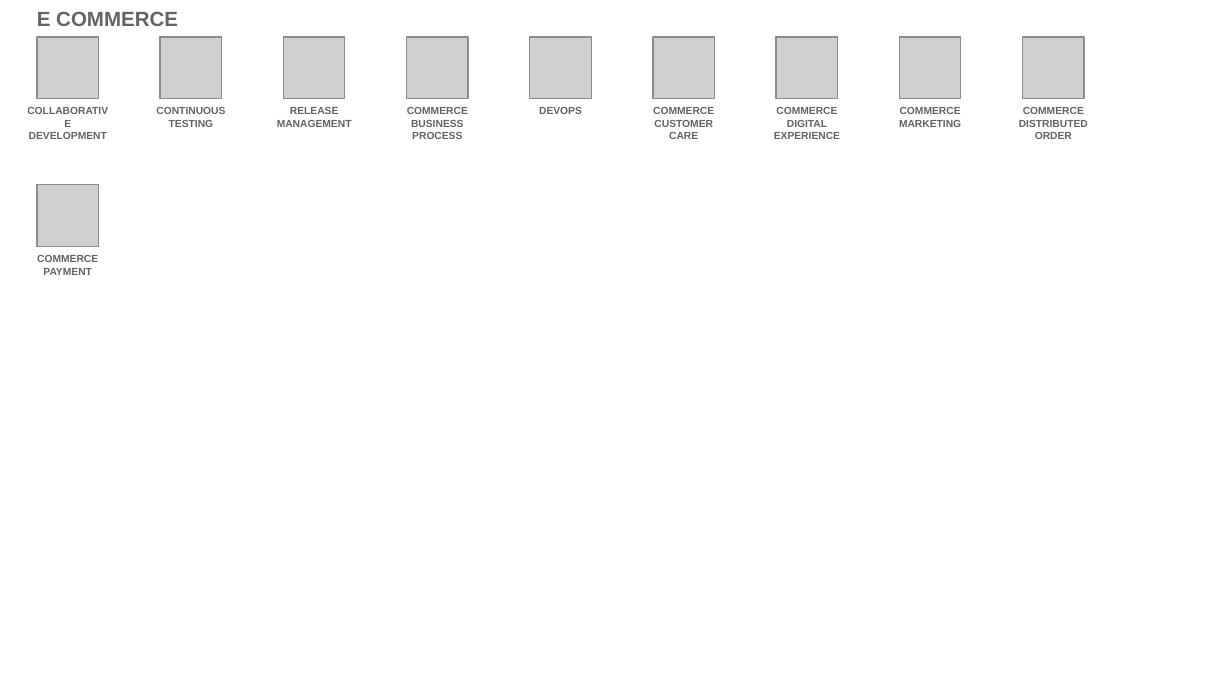
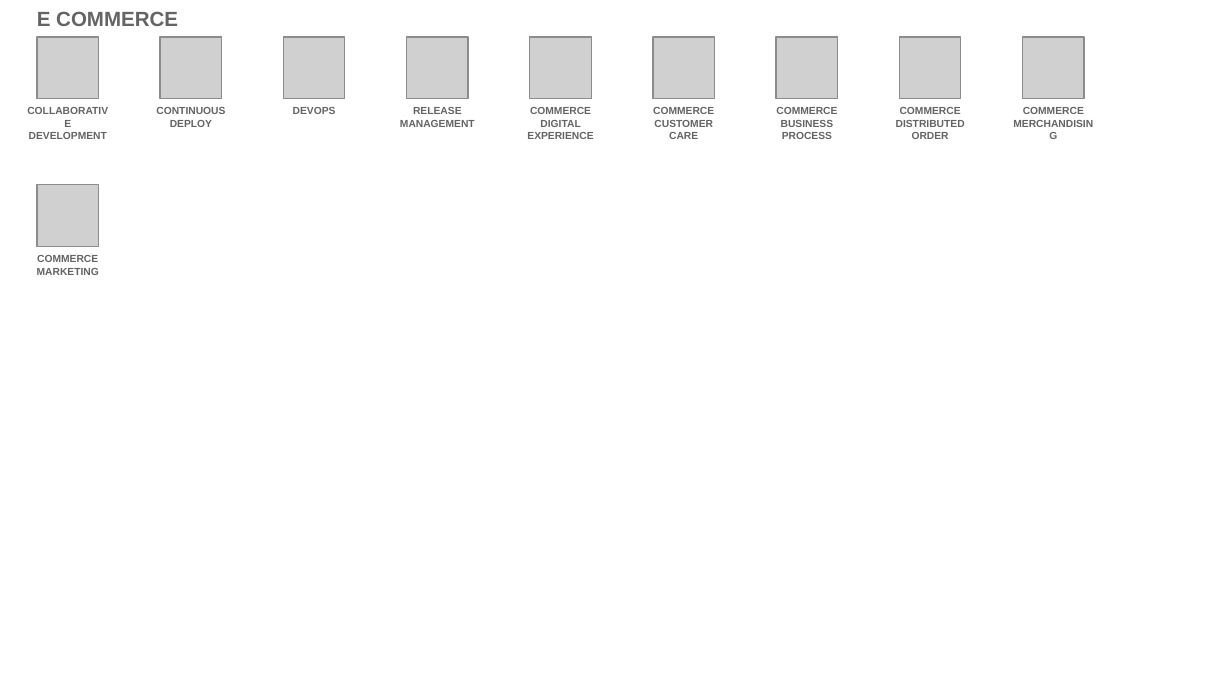
Before and after one commit to l2fprod/myarchitecture, a slide deck: slide 17 of mycatalog-architecture-diagram-template.pptx. Drawn at 1232x693 pixels with LibreOffice and Linux fonts; fonts in the diff are those of the drawing; grey boxes stand for pictures. Boxes give left, top, right and bottom in pixels: in the first picture for what was removed or moved away, otherwise in the second. Text is boxed around its words. In the diff, an @@ line names an element or a change of style, - is before the commit and + after.

```diff
--- a/mycatalog-architecture-diagram-template.pptx
+++ b/mycatalog-architecture-diagram-template.pptx
@@ text at (156, 107, 225, 127): text changed @@
-CONTINUOUS TESTING
+CONTINUOUS DEPLOY
@@ text added at (293, 107, 336, 114), 6 pt, text #646365, bold @@
+DEVOPS
@@ text "RELEASE MANAGEMENT": place and size @@
-text "RELEASE MANAGEMENT" at (277, 107, 352, 127)
+text "RELEASE MANAGEMENT" at (400, 107, 475, 127)
@@ text removed at (407, 107, 468, 139) @@
-COMMERCE BUSINESS PROCESS
@@ text at (527, 107, 593, 139): text changed @@
-DEVOPS
+COMMERCE DIGITAL EXPERIENCE
@@ text at (776, 107, 837, 139): text changed @@
-COMMERCE DIGITAL EXPERIENCE
+COMMERCE BUSINESS PROCESS
@@ text at (896, 107, 965, 139): text changed @@
-COMMERCE MARKETING
+COMMERCE DISTRIBUTED ORDER
@@ text at (1023, 107, 1084, 114): text changed @@
-COMMERCE DISTRIBUTED ORDER
+COMMERCE MERCHANDISING
@@ text at (37, 255, 99, 275): text changed @@
-COMMERCE PAYMENT
+COMMERCE MARKETING
```
Also in this commit, not shown: 13 other slides changed.
